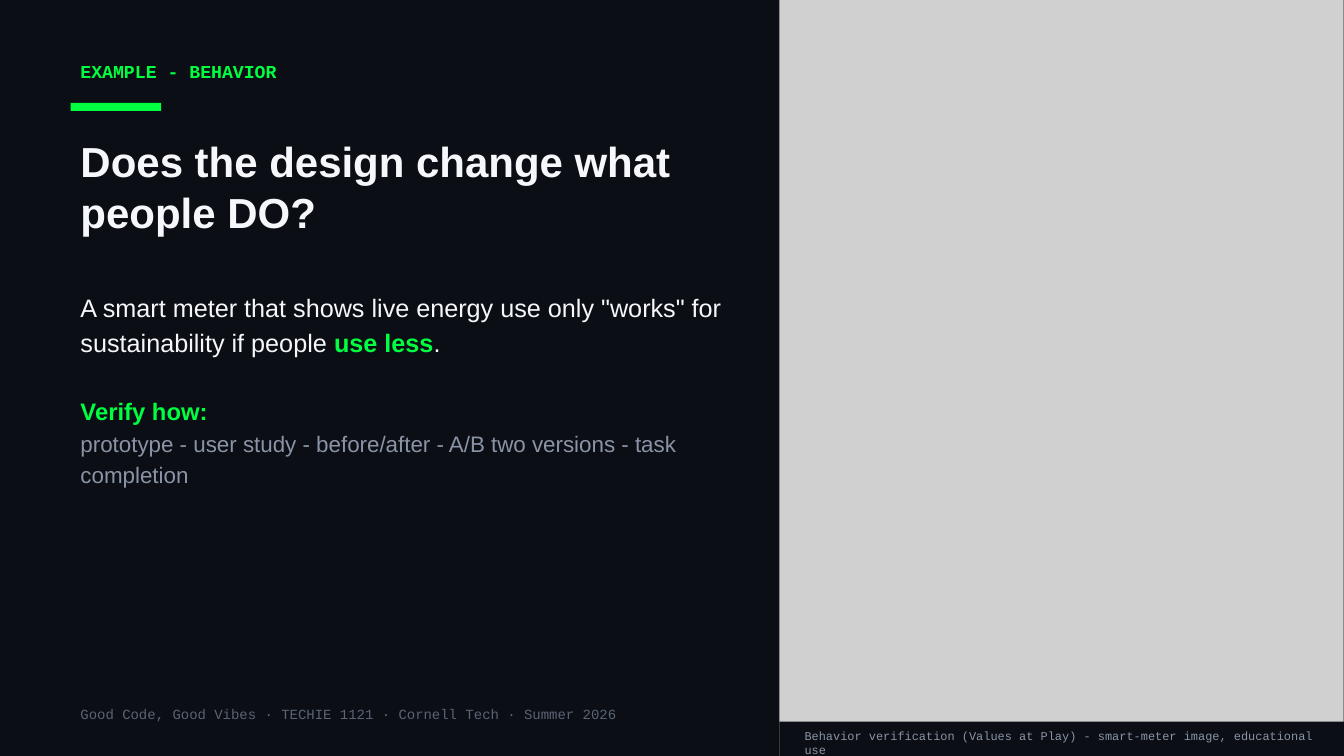
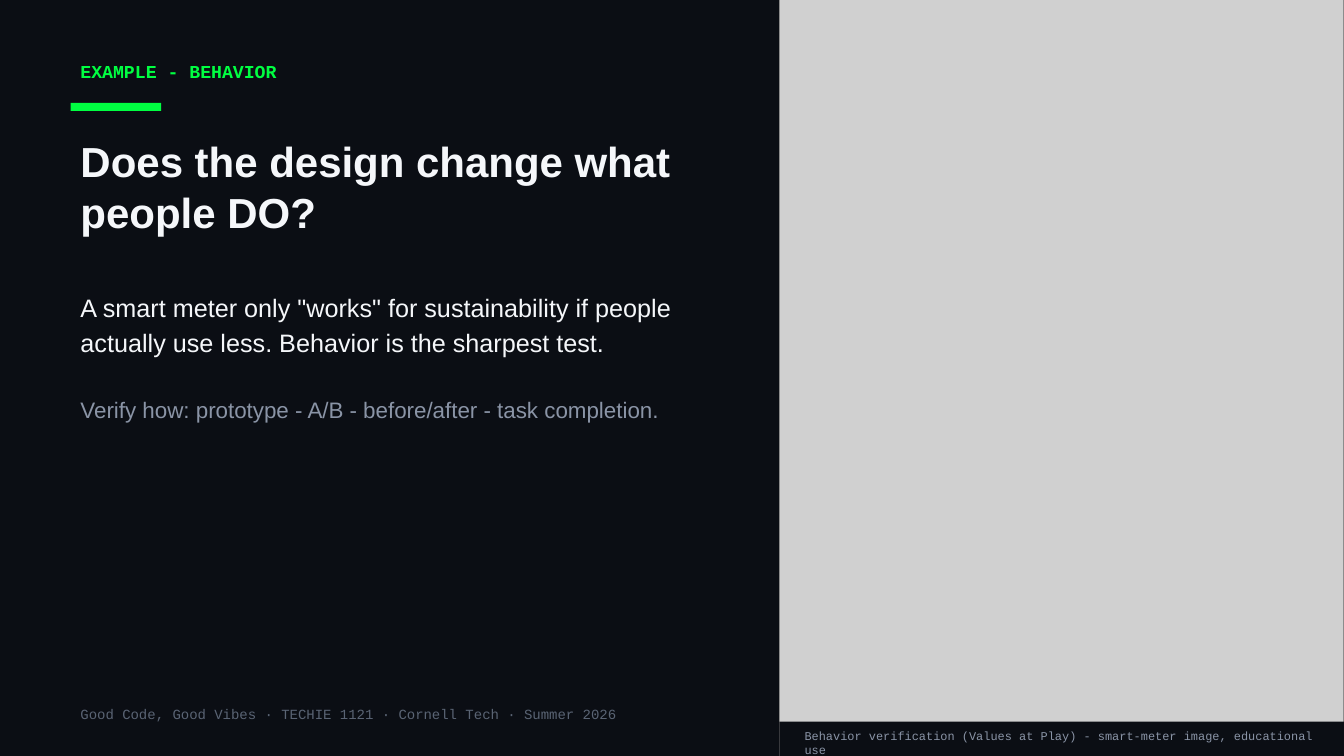
Before and after one commit to Cornell-Tech-Vibe-Coding-Summer-2026/website, a slide deck: slide 24 of slides/Week3-Tue-User-Testing-II.pptx (slide 8 before the commit). Drawn at 1344x756 pixels with LibreOffice and Linux fonts; fonts in the diff are those of the drawing; grey boxes stand for pictures. Boxes give left, top, right and bottom in pixels: in the first picture for what was removed or moved away, otherwise in the second. Text is boxed around its words. In the diff, an @@ line names an element or a change of style, - is before the commit and + after.

```diff
--- a/slides/Week3-Tue-User-Testing-II.pptx
+++ b/slides/Week3-Tue-User-Testing-II.pptx
@@ text at bbox=[80, 298, 671, 423]: text changed @@
-A smart meter that shows live energy use only "works" for sustainability if people use less.
-Verify how:
-prototype - user study - before/after - A/B two versions - task completion
+A smart meter only "works" for sustainability if people actually use less. Behavior is the sharpest test.
+Verify how: prototype - A/B - before/after - task completion.
```
Also in this commit, not shown: 14 other slides changed, 16 slides added, 3 slides removed, 12 other files.
